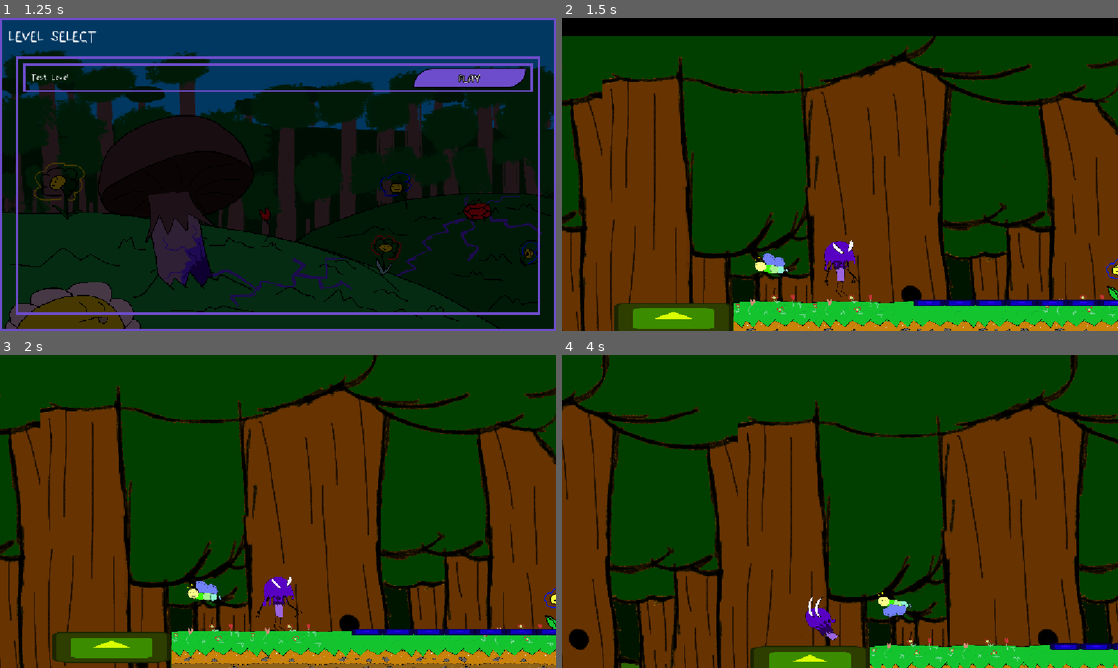
Above: before the commit, frames 1-4 (two rows, left to right).
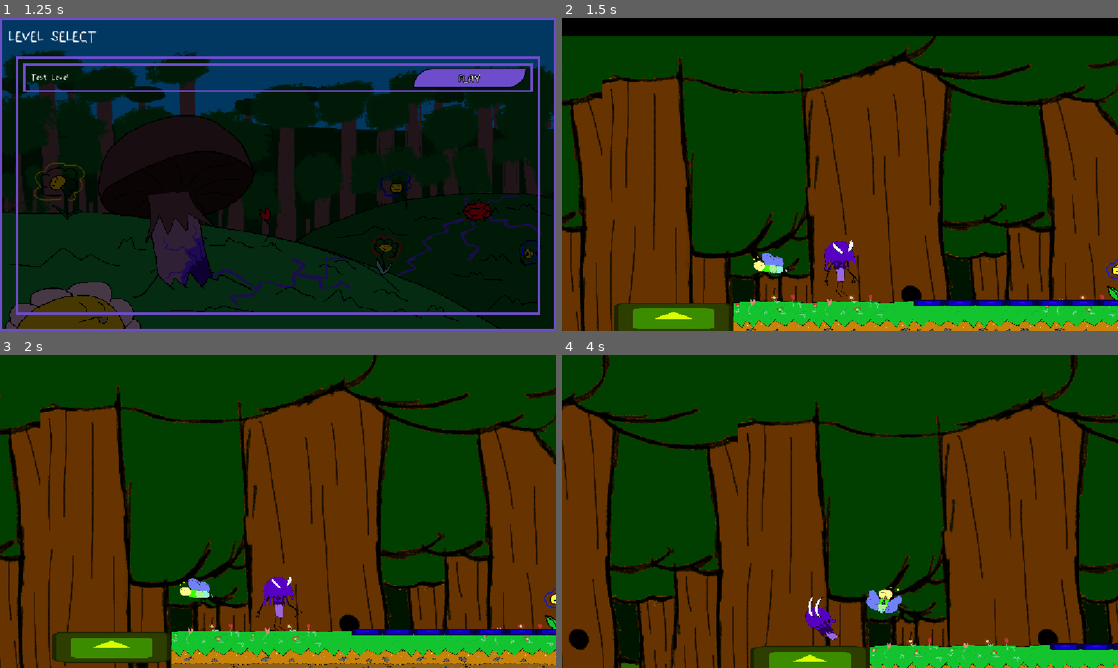
Above: after the commit, the same moments.

Repository: JRodLugo/KnightHacks2026
Game: Godot game, scene res://Scenes/MainMenu/main_menu.tscn
Two runs of this game, one before a commit and one after it. Both use one fixed random seed, a clock stepped at 60 frames per second and the inputs below. The engine's default icon, where the game draws it, is replaced by a stand-in: a white triangle on a blue panel in a dark square.
Inputs:
- Up to frame 1 (1.25 s): click "Play" at 0.5 s
- Up to frame 2 (1.5 s): click "PLAY" at 1.25 s
- Up to frame 3 (2 s): no input
- Up to frame 4 (4 s): hold D (right) 2.03-2.78 s; hold S (stop) 2.03-2.78 s; tap Space (jump) at 2.27, 3.02 s; hold A (left) 2.78-3.53 s; tap S (stop) at 2.85 s; hold D (right) from 3.53 s (still down); hold S (stop) from 3.53 s (still down)

Frame 1 is identical in both runs. In frame 2, less than 0.1% of the frame differs, in the area x 34-41%, y 75-83%; in frame 3, 0.3%; in frame 4, 0.4%, in the area x 54-63%, y 74-84%.

Commit message:
Chomper animations

Diff:
--- a/knight-hacks-2026-project/Enemies/Bases/enemy_base.gd
+++ b/knight-hacks-2026-project/Enemies/Bases/enemy_base.gd
@@ -7,8 +7,16 @@
 var col_form : Shape2D; # The form/shape used to MAKE the collision.
 ## The position the enemy is attempting to reach.
 var cur_goal_pos : Vector2;
+## Does this enemy move at all?
+var is_imobile : bool;
 
 enum ENEMY_INDEX
 {
 	Pace
 };
+
+func _ready():
+	if !nav_agent:
+		is_imobile = true;
+	else:
+		is_imobile = false;
--- /dev/null
+++ b/knight-hacks-2026-project/Enemies/Chomper/chomper.gd
@@ -0,0 +1,16 @@
+extends Enemy
+# Stationary. Hisses when the player gets close
+# always deals contact damage (whether or not its hissing.)
+
+@export var hiss_radius : Shape2D;
+func _ready():
+	super();
+
+func _physics_process(delta: float) -> void:
+	pass
+
+
+func _on_area_2d_body_entered(body: Node2D) -> void:
+	if body is Player:
+		body.damaged.emit();
+		# Damage the player again if they're still in the body
--- a/knight-hacks-2026-project/Scenes/TestScene/test_scene.tscn
+++ b/knight-hacks-2026-project/Scenes/TestScene/test_scene.tscn
@@ -109,5 +109,5 @@
 
 [node name="EnemyPace" parent="." unique_id=2133997665 instance=ExtResource("8_8xnil")]
 position = Vector2(308, 833)
-cooldown_time = 0.2
+move_speed = 25.0
 enemy_positions = Array[Vector2]([Vector2(200, 800), Vector2(550, 900), Vector2(800, 800)])
--- /dev/null
+++ b/knight-hacks-2026-project/chomper.tscn
@@ -0,0 +1,197 @@
+[gd_scene format=3 uid="uid://dtef6hmuvib4x"]
+
+[ext_resource type="Script" uid="uid://c250juyfqc3by" path="res://Enemies/Chomper/chomper.gd" id="1_065o3"]
+[ext_resource type="Texture2D" uid="uid://c7qvygv2n76kc" path="res://Enemies/Chomper/Chomper_sprSheet.png" id="2_kmbxj"]
+
+[sub_resource type="RectangleShape2D" id="RectangleShape2D_vbow8"]
+
+[sub_resource type="Animation" id="Animation_vbow8"]
+length = 0.001
+tracks/0/type = "value"
+tracks/0/imported = false
+tracks/0/enabled = true
+tracks/0/path = NodePath("Sprite2D:frame")
+tracks/0/interp = 1
+tracks/0/loop_wrap = true
+tracks/0/keys = {
+"times": PackedFloat32Array(0),
+"transitions": PackedFloat32Array(1),
+"update": 1,
+"values": [0]
+}
+tracks/1/type = "value"
+tracks/1/imported = false
+tracks/1/enabled = true
+tracks/1/path = NodePath("Sprite2D:scale:y")
+tracks/1/interp = 1
+tracks/1/loop_wrap = true
+tracks/1/keys = {
+"times": PackedFloat32Array(0),
+"transitions": PackedFloat32Array(1),
+"update": 1,
+"values": [1.0]
+}
+tracks/2/type = "value"
+tracks/2/imported = false
+tracks/2/enabled = true
+tracks/2/path = NodePath("Sprite2D:position:x")
+tracks/2/interp = 1
+tracks/2/loop_wrap = true
+tracks/2/keys = {
+"times": PackedFloat32Array(0),
+"transitions": PackedFloat32Array(1),
+"update": 1,
+"values": [0.0]
+}
+
+[sub_resource type="AnimationLibrary" id="AnimationLibrary_pm6tl"]
+_data = {
+&"RESET": SubResource("Animation_vbow8")
+}
+
+[sub_resource type="Animation" id="Animation_8ewe4"]
+length = 0.2666700139079243
+loop_mode = 1
+tracks/0/type = "value"
+tracks/0/imported = false
+tracks/0/enabled = true
+tracks/0/path = NodePath("Sprite2D:frame")
+tracks/0/interp = 1
+tracks/0/loop_wrap = true
+tracks/0/keys = {
+"times": PackedFloat32Array(0),
+"transitions": PackedFloat32Array(1),
+"update": 1,
+"values": [2]
+}
+tracks/1/type = "value"
+tracks/1/imported = false
+tracks/1/enabled = true
+tracks/1/path = NodePath("Sprite2D:position:x")
+tracks/1/interp = 1
+tracks/1/loop_wrap = true
+tracks/1/keys = {
+"times": PackedFloat32Array(0, 0.03333333, 0.06666667, 0.1, 0.13333334, 0.16666667, 0.2, 0.23333333),
+"transitions": PackedFloat32Array(1, 1, 1, 1, 1, 1, 1, 1),
+"update": 1,
+"values": [-1.0, 1.0, -2.0, 1.0, -1.0, 1.0, -1.0, 1.0]
+}
+tracks/2/type = "value"
+tracks/2/imported = false
+tracks/2/enabled = true
+tracks/2/path = NodePath("Sprite2D:scale:y")
+tracks/2/interp = 1
+tracks/2/loop_wrap = true
+tracks/2/keys = {
+"times": PackedFloat32Array(0, 0.13333334),
+"transitions": PackedFloat32Array(1, 1),
+"update": 0,
+"values": [1.0, 1.05]
+}
+
+[sub_resource type="Animation" id="Animation_7ye4b"]
+length = 1.1333333
+loop_mode = 1
+tracks/0/type = "value"
+tracks/0/imported = false
+tracks/0/enabled = true
+tracks/0/path = NodePath("Sprite2D:frame")
+tracks/0/interp = 1
+tracks/0/loop_wrap = true
+tracks/0/keys = {
+"times": PackedFloat32Array(0, 0.53333336),
+"transitions": PackedFloat32Array(1, 1),
+"update": 1,
+"values": [0, 1]
+}
+tracks/1/type = "value"
+tracks/1/imported = false
+tracks/1/enabled = true
+tracks/1/path = NodePath("Sprite2D:scale:y")
+tracks/1/interp = 1
+tracks/1/loop_wrap = true
+tracks/1/keys = {
+"times": PackedFloat32Array(0, 0.53333336),
+"transitions": PackedFloat32Array(1, 1),
+"update": 0,
+"values": [1.0, 1.05]
+}
+tracks/2/type = "value"
+tracks/2/imported = false
+tracks/2/enabled = true
+tracks/2/path = NodePath("Sprite2D:position:x")
+tracks/2/interp = 1
+tracks/2/loop_wrap = true
+tracks/2/keys = {
+"times": PackedFloat32Array(0, 0.13333334, 0.26666668, 0.4, 0.5333333, 0.8),
+"transitions": PackedFloat32Array(1, -2, -2, -2, -2, 1e-05),
+"update": 0,
+"values": [0.0, 1.0, -1.0, 1.0, -1.0, 0.0]
+}
+
+[sub_resource type="Animation" id="Animation_kmbxj"]
+length = 0.5000033594105393
+tracks/0/type = "value"
+tracks/0/imported = false
+tracks/0/enabled = true
+tracks/0/path = NodePath("Sprite2D:frame")
+tracks/0/interp = 1
+tracks/0/loop_wrap = true
+tracks/0/keys = {
+"times": PackedFloat32Array(0, 0.26666668),
+"transitions": PackedFloat32Array(1, 1),
+"update": 1,
+"values": [1, 2]
+}
+tracks/1/type = "value"
+tracks/1/imported = false
+tracks/1/enabled = true
+tracks/1/path = NodePath("Sprite2D:scale:y")
+tracks/1/interp = 1
+tracks/1/loop_wrap = true
+tracks/1/keys = {
+"times": PackedFloat32Array(0, 0.23333333, 0.26666668, 0.4),
+"transitions": PackedFloat32Array(1, 2, 1, 1),
+"update": 0,
+"values": [1.0, 1.1, 1.0, 1.05]
+}
+tracks/2/type = "value"
+tracks/2/imported = false
+tracks/2/enabled = true
+tracks/2/path = NodePath("Sprite2D:position:x")
+tracks/2/interp = 1
+tracks/2/loop_wrap = true
+tracks/2/keys = {
+"times": PackedFloat32Array(0, 0.26666668, 0.33333334, 0.33375812, 0.4, 0.46666667),
+"transitions": PackedFloat32Array(1, 1, 1, 1, 1, 1),
+"update": 1,
+"values": [0.0, 0.0, 0.0, -1.0, 1.0, -1.0]
+}
+
+[sub_resource type="AnimationLibrary" id="AnimationLibrary_qdhpp"]
+_data = {
+&"hissing": SubResource("Animation_8ewe4"),
+&"idle": SubResource("Animation_7ye4b"),
+&"idle-to-hiss": SubResource("Animation_kmbxj")
+}
+
+[node name="Chomper" type="CharacterBody2D" unique_id=2127503277 node_paths=PackedStringArray("sprite", "col_shape")]
+script = ExtResource("1_065o3")
+hiss_radius = SubResource("RectangleShape2D_vbow8")
+sprite = NodePath("Sprite2D")
+col_shape = NodePath("Area2D/CollisionShape2D")
+
+[node name="Sprite2D" type="Sprite2D" parent="." unique_id=556041692]
+texture = ExtResource("2_kmbxj")
+offset = Vector2(0, -32)
+hframes = 3
+
+[node name="Area2D" type="Area2D" parent="." unique_id=2102489849]
+
+[node name="CollisionShape2D" type="CollisionShape2D" parent="Area2D" unique_id=1897250255]
+
+[node name="AnimationPlayer" type="AnimationPlayer" parent="." unique_id=733606613]
+libraries/ = SubResource("AnimationLibrary_pm6tl")
+libraries/chomper = SubResource("AnimationLibrary_qdhpp")
+
+[connection signal="body_entered" from="Area2D" to="." method="_on_area_2d_body_entered"]
Binary file added: knight-hacks-2026-project/Enemies/Chomper/Chomper_sprSheet.png
Not shown, added: knight-hacks-2026-project/Enemies/Chomper/Chomper_sprSheet.png.import
Not shown, added: knight-hacks-2026-project/Enemies/Chomper/chomper.gd.uid
